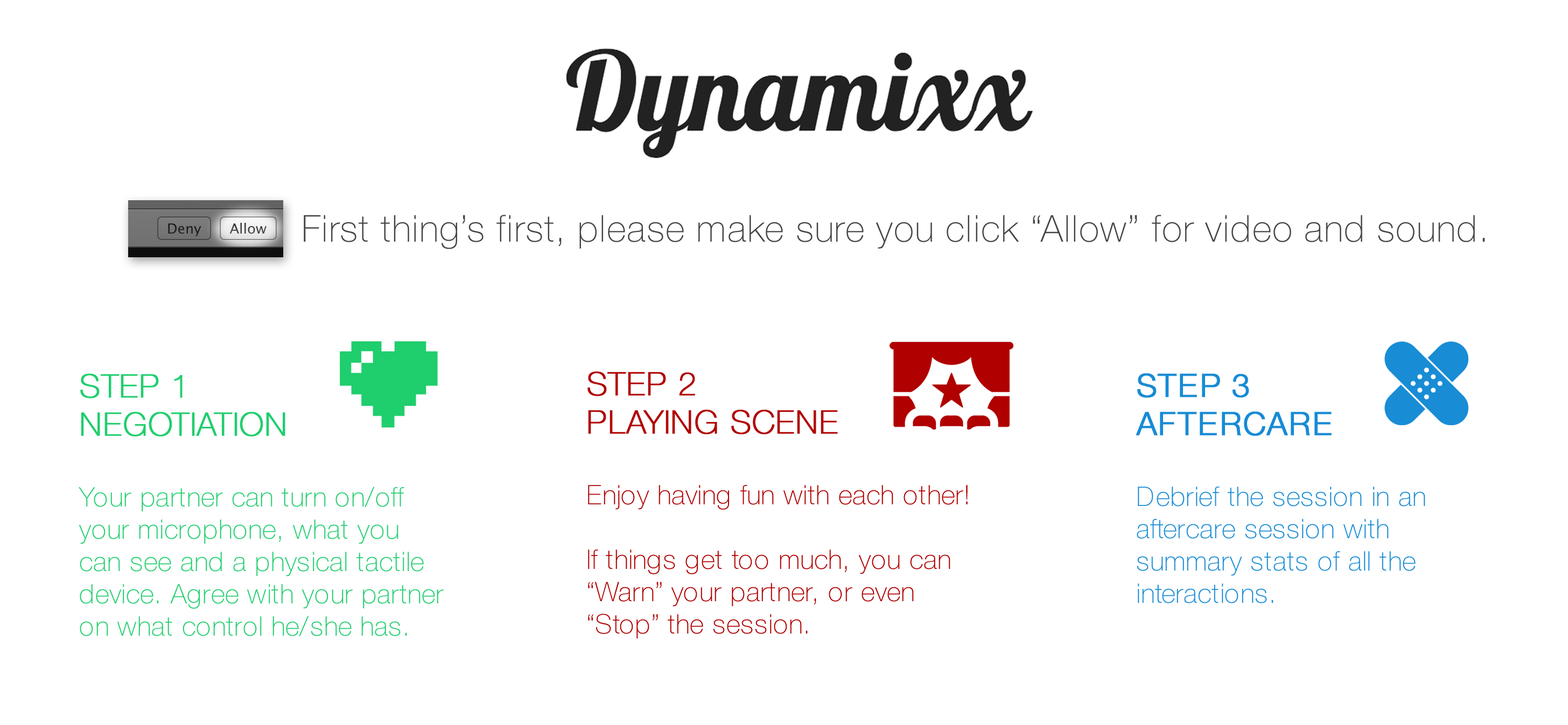
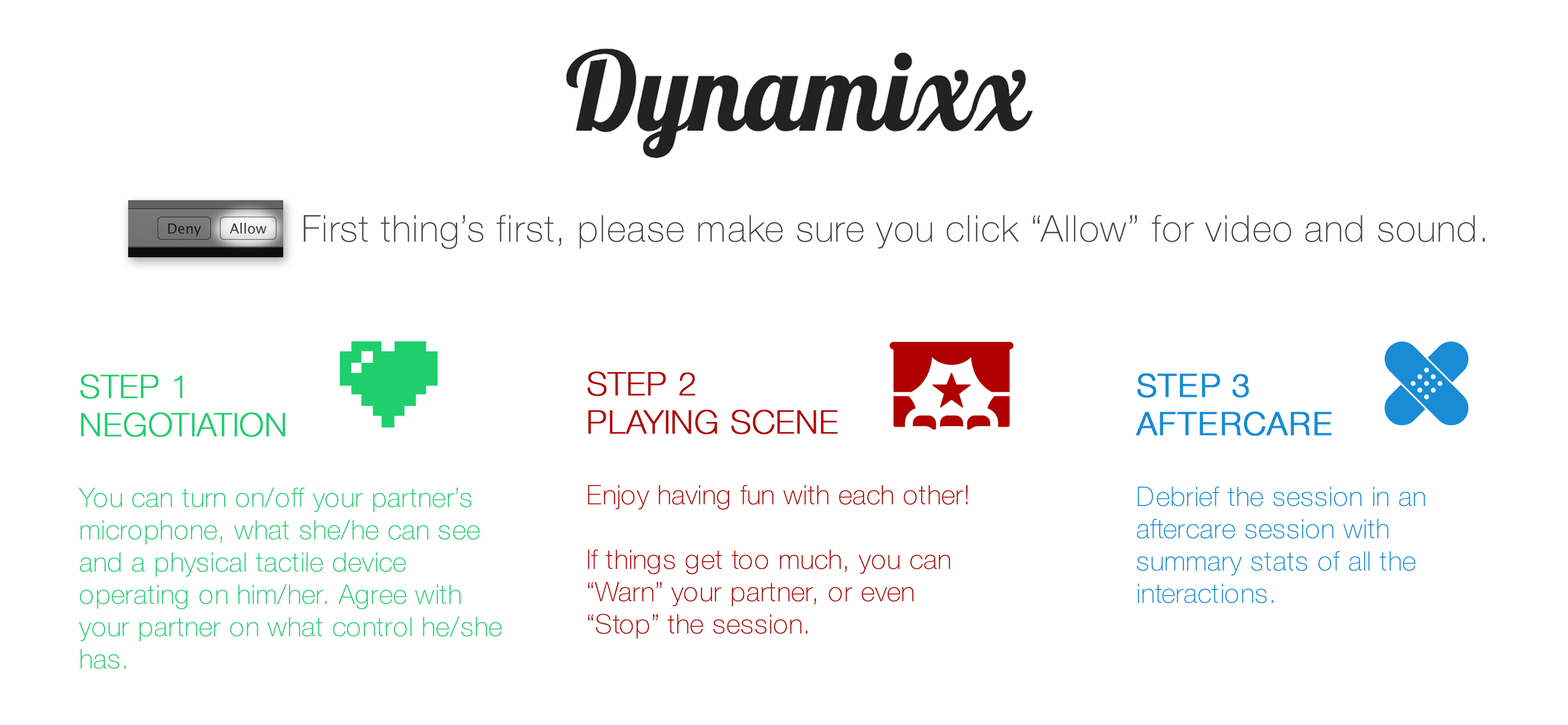
Layer changes from the first w=1568, h=725 image to the second:
showed "STEP 1 NEGOTIATION You can turn on/off your partner’s microp" over (78, 374, 502, 670)
hid "STEP 1 NEGOTIATION Your partner can turn on/off your micropho" over (78, 373, 444, 637)
